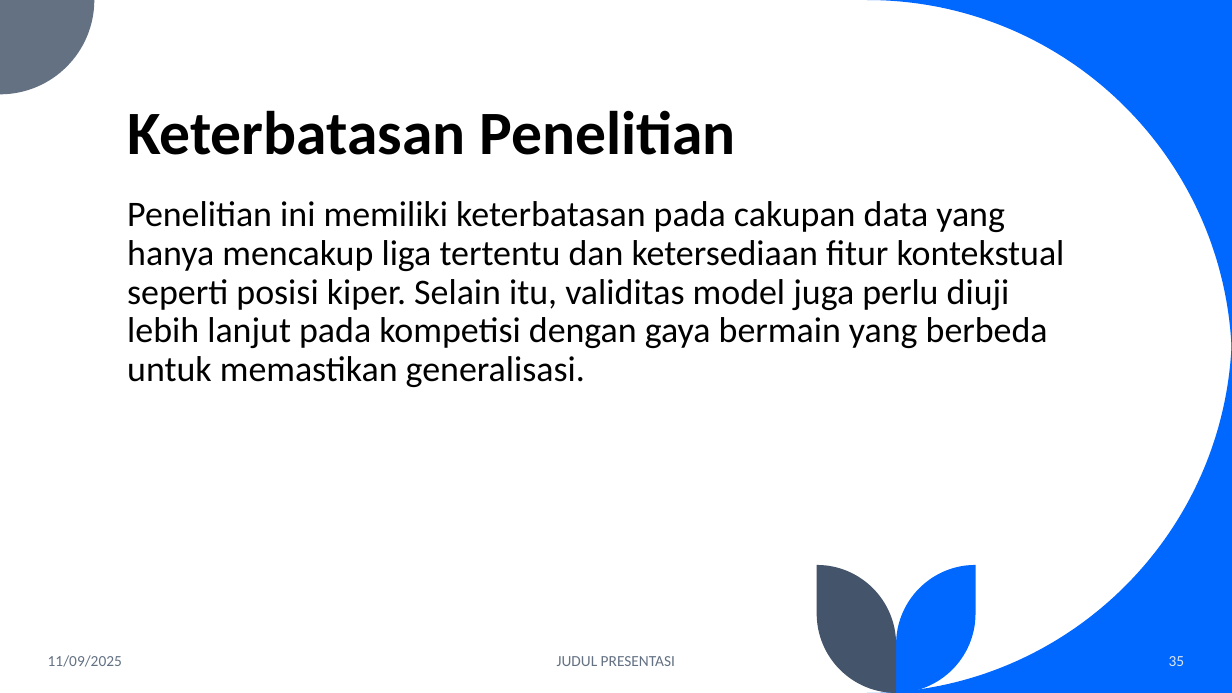
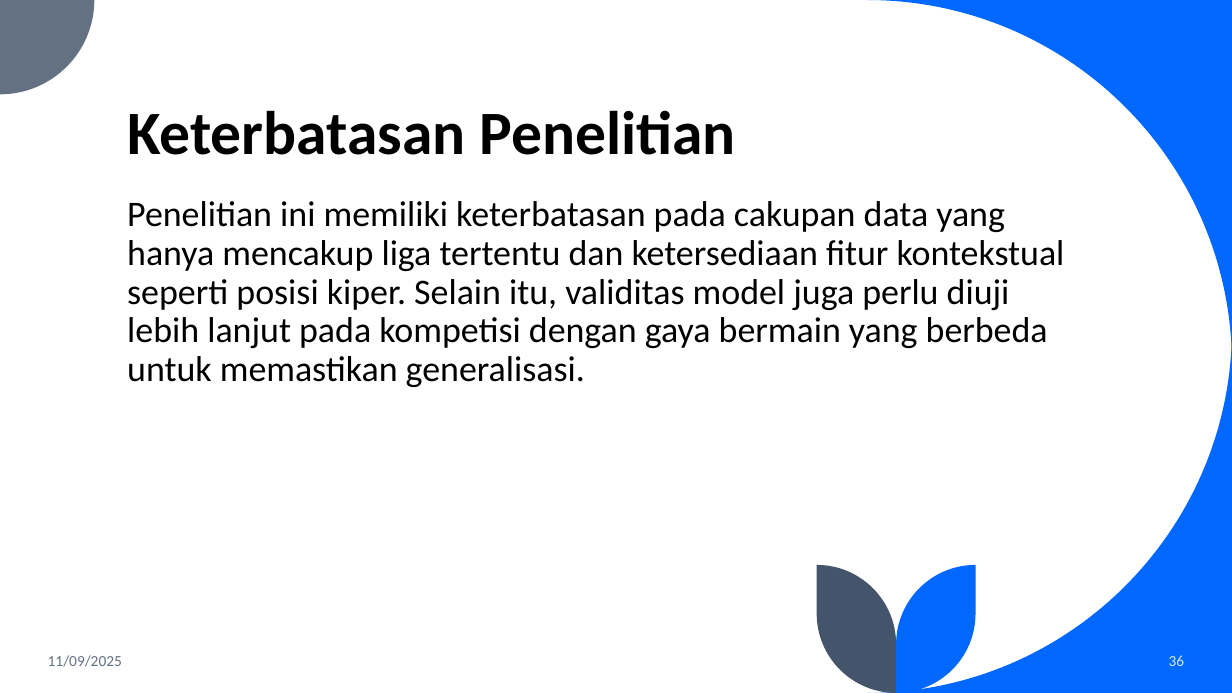
Before and after one commit to fadhilra101/skripsi, a slide deck: slide 36 of ppt/PPT SEMHAS.pptx (slide 35 before the commit). Drawn at 1232x693 pixels with LibreOffice and Linux fonts; fonts in the diff are those of the drawing. Boxes give left, top, right and bottom in pixels: in the first picture for what was removed or moved away, otherwise in the second. Text is boxed around its words. In the diff, an @@ line names an element or a change of style, - is before the commit and + after.

```diff
--- a/ppt/PPT SEMHAS.pptx
+++ b/ppt/PPT SEMHAS.pptx
@@ text removed at [557, 656, 675, 666] @@
-JUDUL PRESENTASI
@@ page number at [1169, 655, 1185, 666]: text changed @@
-35
+36
```
Also in this commit, not shown: 5 other slides changed, 1 slide added, 6 other files.
